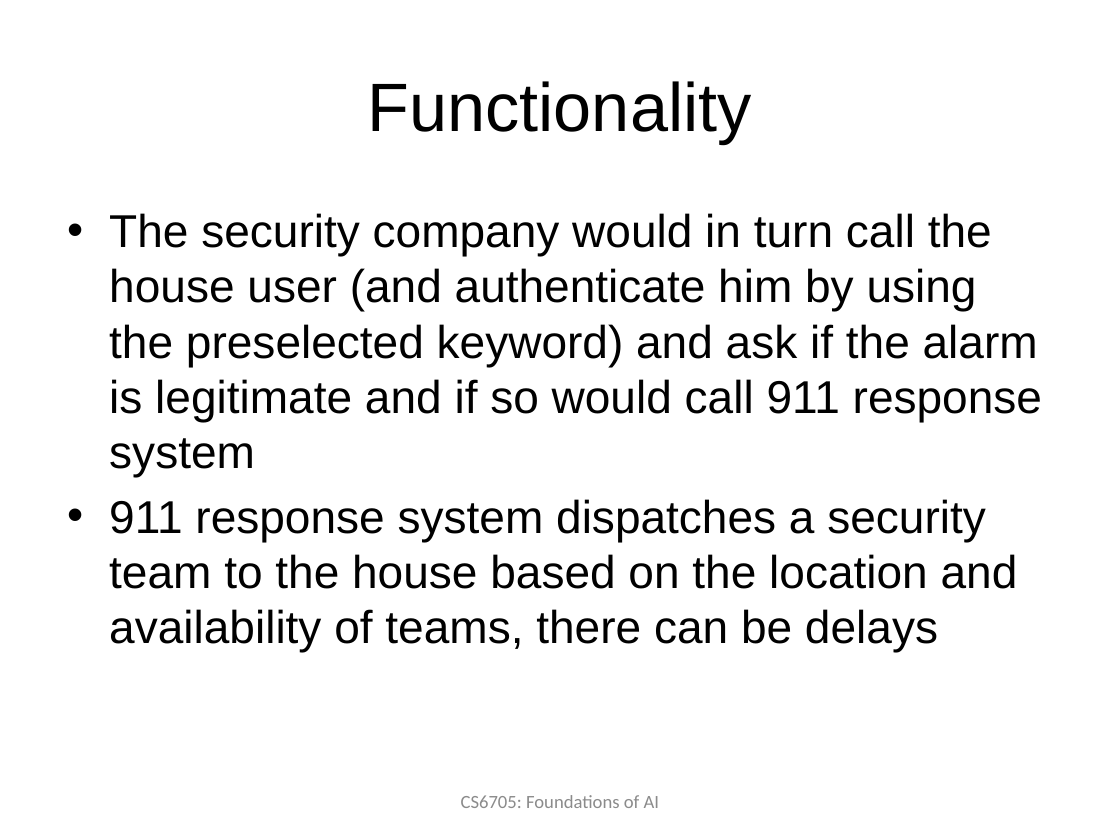
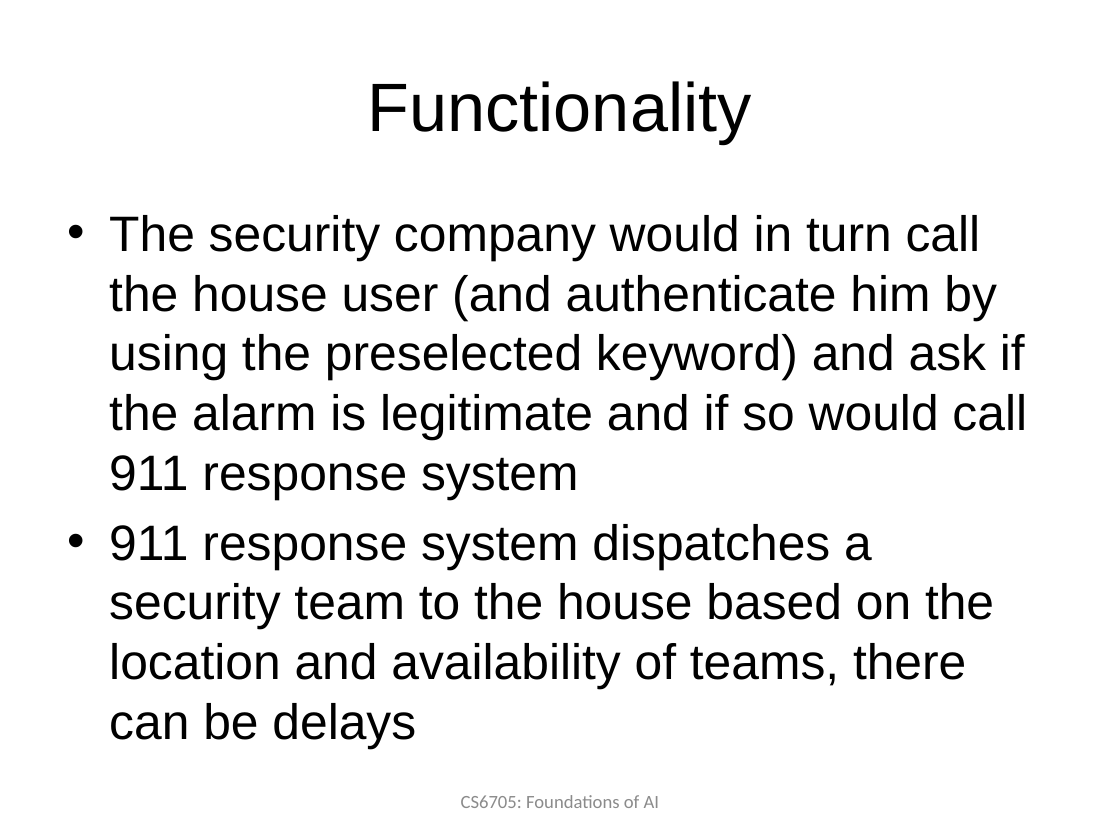
Before and after one commit to edvelezg/unb-ai, a slide deck: slide 7 of Project/Proposal.pptx (slide 6 before the commit). Drawn at 1120x840 pixels with LibreOffice and Linux fonts; fonts in the diff are those of the drawing; background and template pictures are left out. Boxes give left, top, right and bottom in pixels: in the first picture for what was removed or moved away, otherwise in the second. Text is boxed around its words. In the diff, an @@ line names an element or a change of style, - is before the commit and + after.

```diff
--- a/Project/Proposal.pptx
+++ b/Project/Proposal.pptx
@@ text "The security company would in ..." at box(109, 215, 1027, 749): size 29.6 to 32 pt @@
```
Also in this commit, not shown: 3 other slides changed, 1 slide added.
